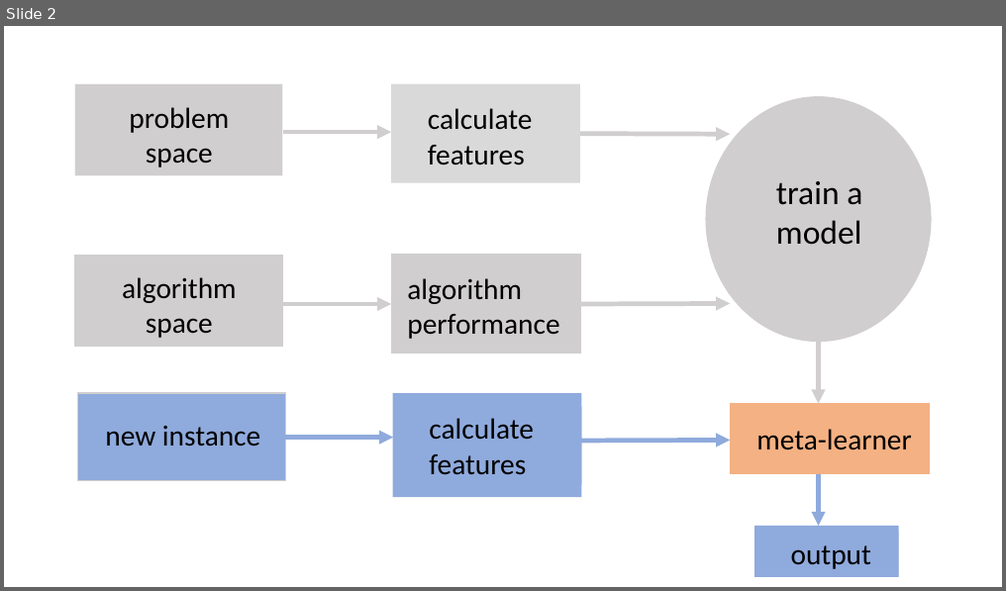
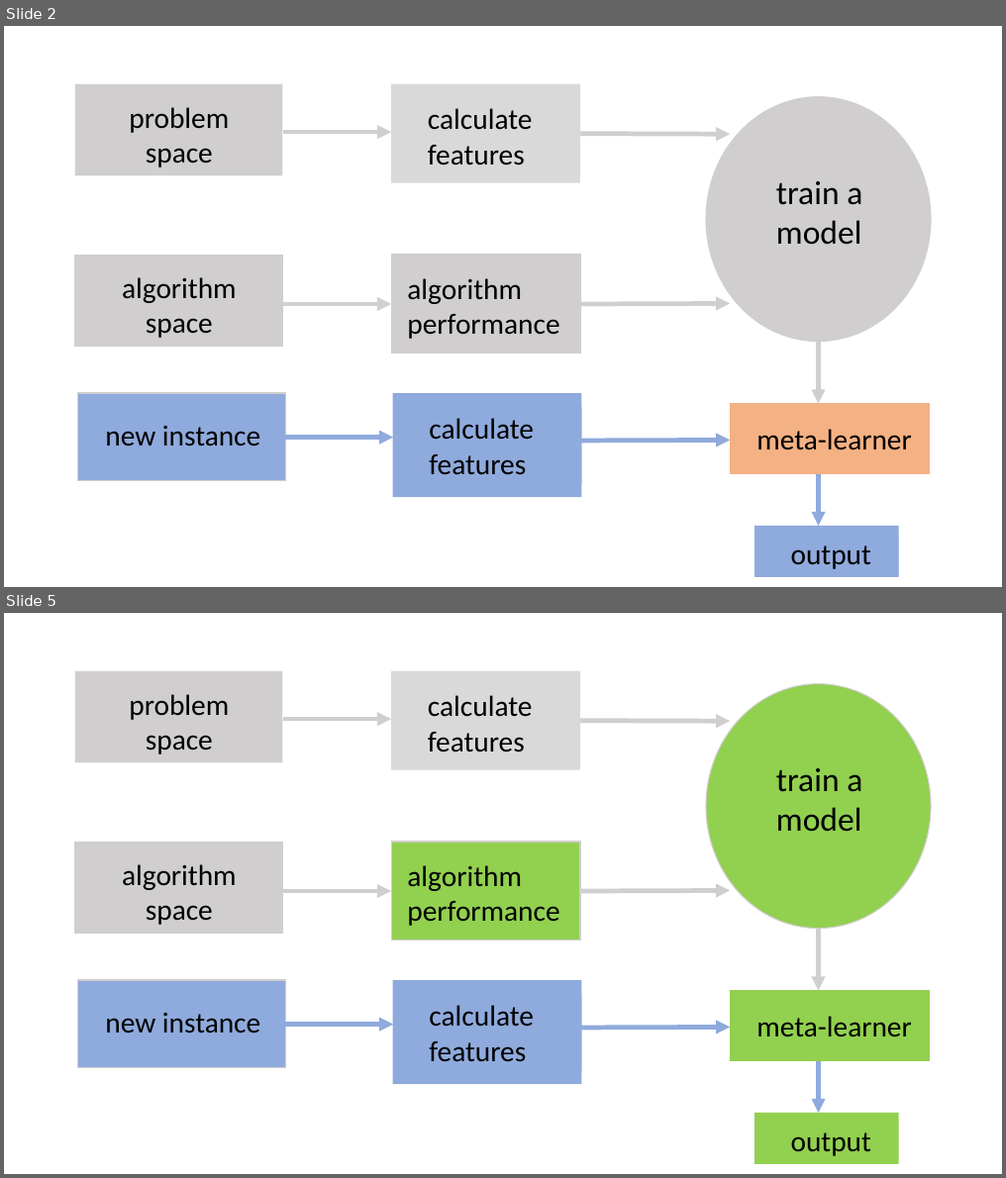
Before and after one commit to thiyangt/beijingTalk, a slide deck: figure_preparation.pptx. Shown one above the other, each under a label of ours: slide 2 before the commit, slides 2 and 5 after it; the slides between them are not shown. The pictures are 1006x591 and 1006x1178 pixels, drawn with LibreOffice and Linux fonts; fonts in the diff are those of the drawing. Boxes give left, top, right and bottom in pixels: in the first picture for what was removed or moved away, otherwise in the second. Text is boxed around its words. In the diff, an @@ line names an element or a change of style, - is before the commit and + after.

Commit message:
completed meta-learning section

```diff
--- a/figure_preparation.pptx
+++ b/figure_preparation.pptx
@@ slide 5 added at [4,613,1002,1174], background #FFFFFF @@
@@ rectangle added at [75,671,283,762], fill #D0CECE, outline #F2F2F2 1 pt @@
@@ rectangle added at [391,671,580,770], fill #D9D9D9 @@
@@ text added at [129,694,229,755], 28 pt, text #000000 @@
+problem space
@@ text added at [428,695,532,753], 28 pt, text #000000 @@
+calculate features
@@ ellipse added at [706,684,931,929], fill #92D050, outline #D0CECE 1 pt @@
@@ arrow added from (283, 719) to (391, 719), #D0CECE 4.5 pt @@
@@ arrow added from (580, 721) to (731, 722), #D0CECE 4.5 pt @@
@@ rectangle added at [769,755,917,843], fill #92D050, outline #92D050 0.75 pt, 32 pt, text #000000 @@
+train a model
@@ rectangle added at [75,842,283,934], fill #D0CECE, outline #D0CECE 1 pt @@
@@ rectangle added at [391,842,580,941], fill #92D050, outline #D0CECE 1 pt @@
@@ text added at [122,864,237,925], 28 pt, text #000000 @@
+algorithm space
@@ rectangle added at [400,854,570,932], fill #92D050, outline #92D050 0.75 pt, 28 pt, text #000000 @@
+algorithm performance
@@ arrow added from (283, 891) to (391, 891), #D0CECE 4.5 pt @@
@@ arrow added from (580, 891) to (731, 891), #D0CECE 4.5 pt @@
@@ arrow added from (819, 928) to (819, 991), #D0CECE 4.5 pt @@
@@ rectangle added at [77,980,285,1069], fill #8FAADC, outline #D0CECE 1 pt @@
@@ rectangle added at [392,980,581,1084], fill #8FAADC @@
@@ rectangle added at [731,991,930,1061], fill #92D050, outline #92D050 1 pt @@
@@ text added at [105,1013,260,1034], 28 pt, text #000000 @@
+new instance
@@ arrow added from (285, 1025) to (393, 1025), #8FAADC 4.5 pt @@
@@ text added at [429,1005,533,1062], 28 pt, text #000000 @@
+calculate features
@@ arrow added from (580, 1028) to (731, 1027), #8FAADC 4.5 pt @@
@@ text added at [756,1016,911,1037], 28 pt, text #000000 @@
+meta-learner
@@ arrow added from (819, 1061) to (819, 1113), #8FAADC 4.5 pt @@
@@ rectangle added at [754,1113,899,1164], fill #92D050 @@
@@ rectangle added at [776,1120,899,1162], fill #92D050, 28 pt, text #000000 @@
+output
```
Also in this commit, not shown: 2 other slides added, 5 other files.
